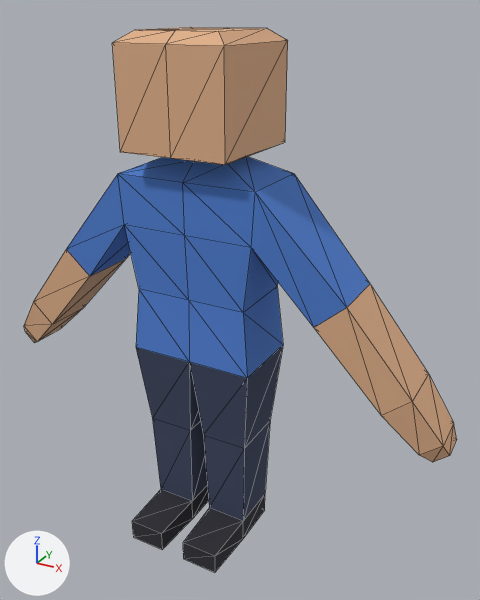
The glTF model examples/rogue-shooter/models/hero.glb, before and after one commit.
Camera for both pictures: a 50 mm lens placed at (1.112, -1.797, 1.834), pointed at (0.107, 0.029, 0.921). The lights are fixed; the arrows at lower left show +X, +Y and +Z. The picture after the commit comes second. Mesh edges are drawn as thin lines. Vertices at exactly the same position are counted once.

In view in the first picture: 'skin body'.
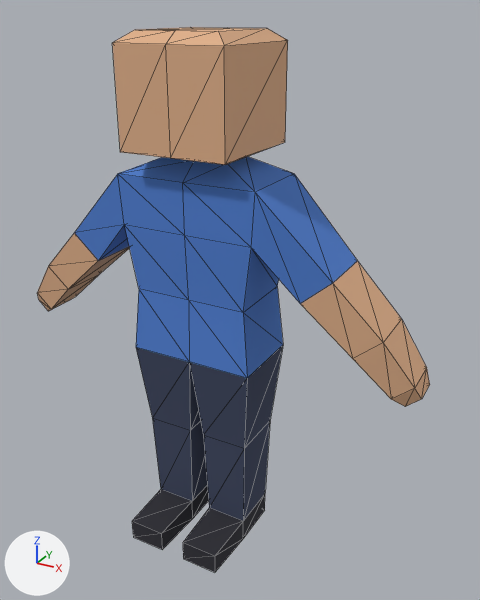
The change, as JSON lines over the scene's bpy script:
```json
{"block": "me_body", "where": "# used by ob_skin_body; location = (0.0, 0.0, 0.0)"}
{"op": "remove", "block": "me_body", "code": "me_body.from_pydata(...)  # 112 vertices, 220 faces; spans x -0.87..0.87, y -0.29..0.19, z 0.0..1.78"}
{"op": "add", "block": "me_body", "code": "me_body.from_pydata(...)  # 112 vertices, 220 faces; spans x -0.77..0.77, y -0.29..0.19, z 0.0..1.78"}
{"block": "me_body", "change": "me_body part 1: all 12 vertices in x 0.66..0.87, y -0.09..0.09, z 0.56..0.78 are moved by (-0.1, 0.0, 0.17)"}
{"block": "me_body", "change": "me_body part 2: all 4 vertices in x 0.43..0.53, y -0.11..0.11, z 0.95..1.04 are moved by (-0.05, 0.0, 0.07)"}
{"block": "me_body", "change": "me_body part 3: all 4 vertices in x -0.53..-0.43, y -0.11..0.11, z 0.95..1.04 are moved by (0.05, 0.0, 0.07)"}
{"block": "me_body", "change": "me_body part 4: all 12 vertices in x -0.87..-0.66, y -0.09..0.09, z 0.56..0.78 are moved by (0.1, 0.0, 0.17)"}
```

Where the change shows, as pixel boxes [x1, y1, x2, y2] in the pictures (480 x 600 px; the box of a moved part takes in the faces that stretch with it):
```json
{"object": "skin body", "change": "reshaped", "before": [24, 27, 457, 572], "after": [37, 27, 430, 572], "on screen": "9% narrower"}
{"part": 1, "of": "me_body", "change": "moved or reshaped", "before": [382, 374, 457, 462], "after": [353, 319, 430, 407]}
{"part": 2, "of": "me_body", "change": "moved or reshaped", "before": [251, 174, 428, 416], "after": [251, 174, 401, 359]}
{"part": 3, "of": "me_body", "change": "moved or reshaped", "before": [34, 174, 131, 324], "after": [48, 174, 130, 289]}
{"part": 4, "of": "me_body", "change": "moved or reshaped", "before": [24, 302, 84, 343], "after": [37, 267, 99, 311]}
```
